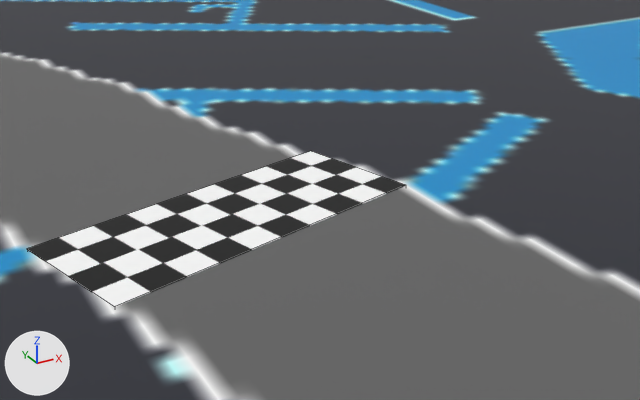
The FBX model models/track01.fbx as it was, and as the next commit left it.
Both versions are drawn from a camera (50 mm lens) standing at (-0.00839, -0.00355, 0.00377) and looking at (-0.00383, 0.00473, -0.00037). Arrows for +X, +Y and +Z are at lower left; the lights stay in place. Mesh edges are drawn as thin lines. Objects named as collision shapes, trigger or cutter boxes, shadow casters or lower levels of detail are left out. Where no turn or scale is listed for an object, it has been applied to the vertices.

Before the edit, the objects in view are built like this:
```python
me_cube_001 = bpy.data.meshes.new('Cube.001')
me_cube_001.from_pydata(...)  # 8 vertices, 6 faces; spans x -0.00199..0.00199, y -0.00122..0.00122, z -0.00016..0.00016
me_cube_001.materials.append(mat_material_004)  # picture img_checkered_png
me_plane = bpy.data.meshes.new('Plane')
me_plane.from_pydata(...)  # 4 vertices, 1 face; spans x -0.038..0.038, y -0.077..0.077, z 0.0
me_plane.materials.append(mat_material_001)  # picture img_track01_png
ob_cube = bpy.data.objects.new('Cube', me_cube_001)
ob_cube.location = (-0.005219, 0.004081, -0.000149)
ob_plane = bpy.data.objects.new('Plane', me_plane)
ob_plane.location = (0.0, 0.0, 0.0)
```
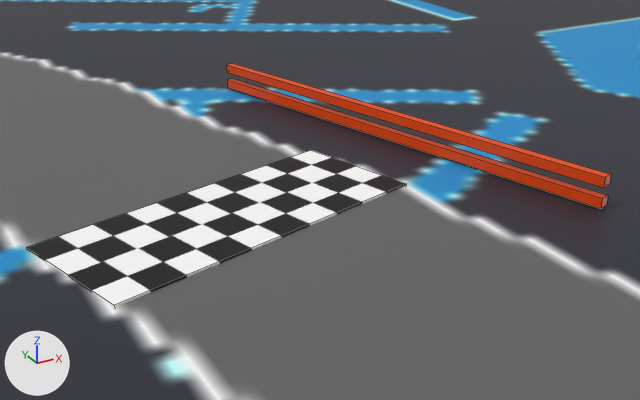
Boxes [x1, y1, x2, y2] around the edits, measured in the pictures (640 x 400 px):
'Cube', moved: before [27, 151, 406, 307]; after [26, 150, 406, 307]
'railing.001', added: after [226, 63, 611, 208]

Patch to the scene script:
```diff
--- a/models/track01.fbx.py
+++ b/models/track01.fbx.py
@@ mat_material_002 @@
+mat_material_002 = principled_material('Material.002')
+mat_material_002.base_color = (0.801, 0.0668, 0.0)  # orange #e74900
@@ me_cube_003 @@
+me_cube_003.from_pydata(...)  # 16 vertices, 12 faces; spans x -0.00087..0.00087, y -0.00294..0.00294, z -0.00006..0.00029
+me_cube_003.materials.append(mat_material_002)  # orange #e74900
@@ ob_cube @@
 ob_cube = bpy.data.objects.new('Cube', me_cube_001)
-ob_cube.location = (-0.005219, 0.004081, -0.000149)
+ob_cube.location = (-0.005219, 0.004081, -0.000137)
@@ ob_railing_001 @@
+ob_railing_001 = bpy.data.objects.new('railing.001', me_cube_003)
+ob_railing_001.location = (-0.00261, 0.00529, 0.000085)
```
